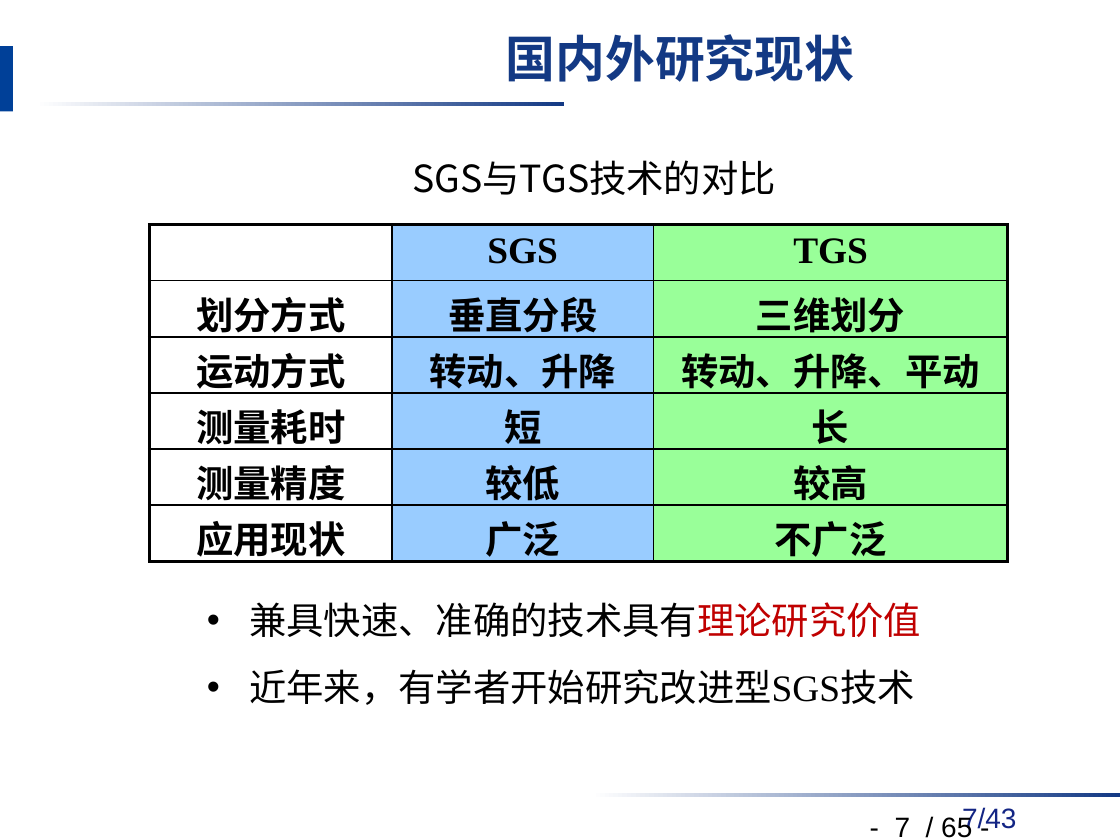
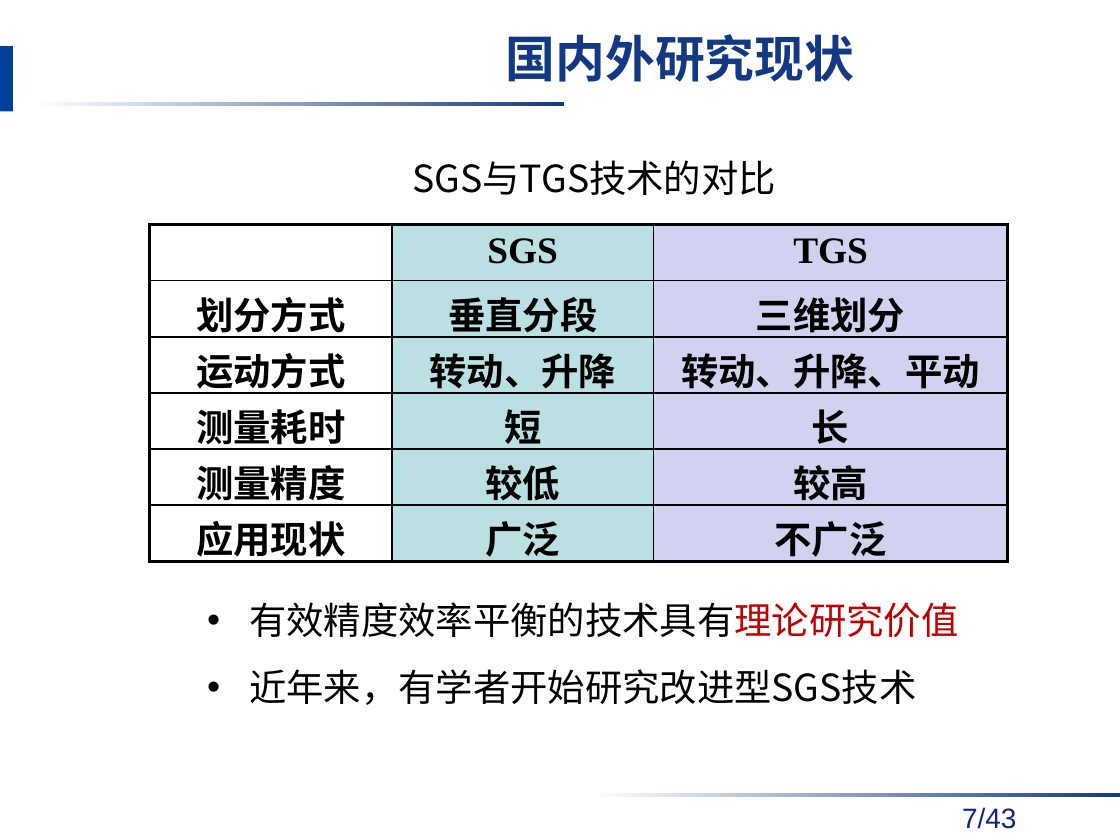
Before and after one commit to danxibao/NDAPapers, a slide deck: slide 7 of 答辩/毕业答辩报告v2-饶开源.pptx. Drawn at 1120x840 pixels with LibreOffice and Linux fonts; fonts in the diff are those of the drawing; background and template pictures are left out. Boxes give left, top, right and bottom in pixels: in the first picture for what was removed or moved away, otherwise in the second. Text is boxed around its words. In the diff, an @@ line names an element or a change of style, - is before the commit and + after.

Commit message:
0110

```diff
--- a/答辩/毕业答辩报告v2-饶开源.pptx
+++ b/答辩/毕业答辩报告v2-饶开源.pptx
@@ table at (x1=149, y1=225, x2=1008, y2=568) @@
@@ fill #99CCFF to #BBE0E3 in 6 cells @@
@@ fill #99FF99 to #D1D1F0 in 6 cells @@
@@ text at (x1=249, y1=602, x2=958, y2=637): text changed; font Arial to Noto Sans CJK SC @@
-• 兼具快速、准确的技术具有理论研究价值
+• 有效精度效率平衡的技术具有理论研究价值
@@ text at (x1=249, y1=669, x2=917, y2=705): font Times New Roman to Noto Sans CJK SC in "近年来，有学者开始研究改进型SGS技术" @@
@@ page number removed at (x1=895, y1=815, x2=972, y2=838) @@
-- 7 / 65 -
```
Also in this commit, not shown: 20 other slides changed.
